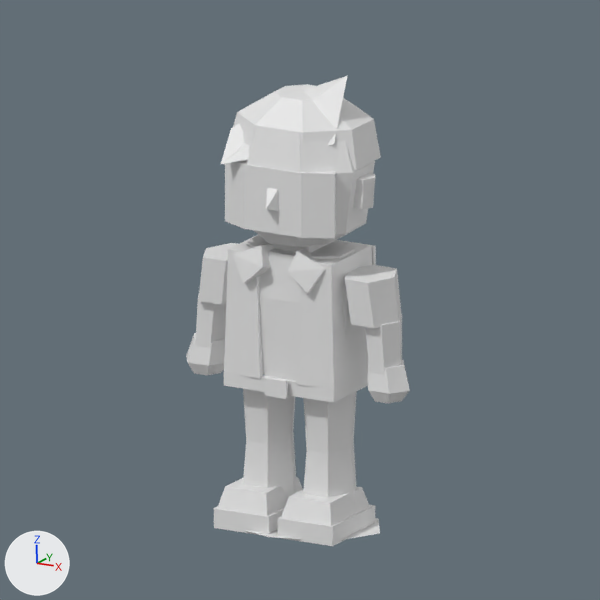
A saved change to the Blender file port/characters/assets/models/chap/chap.blend.
One viewpoint serves both versions: the file's camera 'Character camera'. The lights are fixed; the arrows at lower left show +X, +Y and +Z. The older version comes first. Materials are left out; every surface is plain grey.

Script lines for the objects in view, before the commit:
```python
ob_chap___belt = bpy.data.objects.new('chap · belt', me_part_belt)
ob_chap___belt.location = (0.0, 0.0, 0.76)
ob_chap___buckle = bpy.data.objects.new('chap · buckle', me_chap_buckle)
ob_chap___buckle.location = (0.0, -0.24, 0.76)
ob_chap___exterior_torso = bpy.data.objects.new('chap · exterior torso', me_part_torso)
ob_chap___exterior_torso.location = (0.0, 0.0, 0.0)
ob_chap___forearm = bpy.data.objects.new('chap · forearm', me_part_forearm)
ob_chap___forearm.location = (-0.47, 0.0, 0.82)
ob_chap___forearm.scale = (-1.0, 1.0, 1.0)
ob_chap___neck = bpy.data.objects.new('chap · neck', me_part_neck)
ob_chap___neck.location = (0.0, 0.0, 1.47)
ob_chap___shoe = bpy.data.objects.new('chap · shoe', me_part_shoe)
ob_chap___shoe.location = (-0.18, -0.065, 0.15)
ob_chap___sleeve_short = bpy.data.objects.new('chap · sleeve_short', me_part_sleeve_short)
ob_chap___sleeve_short.location = (-0.4, 0.0, 1.11)
ob_chap___sleeve_short.scale = (-1.0, 1.0, 1.0)
ob_chap___sole = bpy.data.objects.new('chap · sole', me_part_sole)
ob_chap___sole.location = (-0.18, -0.055, 0.055)
ob_chap___trousers = bpy.data.objects.new('chap · trousers', me_part_trousers)
ob_chap___trousers.location = (-0.17, 0.0, 0.14)
# me_part_shadow
# before: 0 (0.45, 0.0, 0.018) at pixel (379, 533), 1 (0.318, -0.226, 0.018), 2 (0.0, -0.32, 0.018) at pixel (268, 536), 3 (-0.318, -0.226, 0.018), 4 (-0.45, 0.0, 0.018)
# before: 5 (-0.318, 0.226, 0.018), 6 (0.0, 0.32, 0.018), 7 (0.318, 0.226, 0.018) at pixel (378, 518)
# also in view: 'chap · sole.001' at (0.18, -0.06, 0.05); 'chap · sleeve_short.001' at (0.42, 0.0, 1.23); 'chap · shoe.001' at (0.18, -0.06, 0.15); 'chap · forearm.001' at (0.47, 0.0, 0.97); 'chap · swept fringe' at (-0.02, -0.11, 2.1)
```
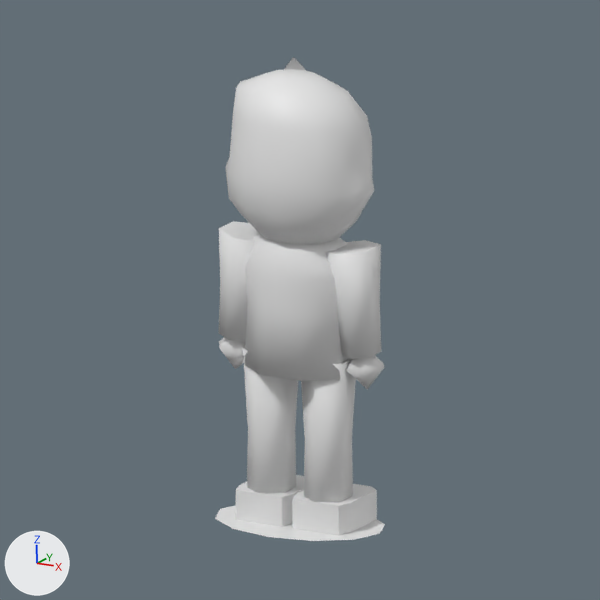
Where the change shows, as pixel boxes [x1, y1, x2, y2] in the pictures (600 x 600 px):
'head scalp ears nose', added
    after: [225, 57, 374, 244]
'chap · exterior torso', deleted
    before: [224, 234, 376, 388]
'chap · exterior head', deleted
    before: [225, 125, 375, 247]
'chap · torso', shown
    after: [244, 234, 350, 381]
'trousers shoe.001', added
    after: [292, 358, 377, 536]
'trousers shoe', added
    after: [236, 348, 304, 527]
'joined sleeve hand.001', added
    after: [325, 240, 384, 390]
'chap · hair_cap', deleted
    before: [233, 84, 381, 170]
'chap · trousers.001', deleted
    before: [303, 391, 357, 506]
'chap · trousers', deleted
    before: [243, 389, 296, 498]
'joined sleeve hand', added
    after: [218, 221, 259, 369]
'chap · sleeve_short.001', deleted
    before: [345, 265, 402, 328]
'chap · shoe.001', deleted
    before: [281, 486, 370, 526]
'chap · sole.001', deleted
    before: [278, 505, 375, 546]
'chap · swept fringe', deleted
    before: [221, 75, 348, 164]
'chap · shadow', reshaped
    before: [245, 518, 380, 540]
    after: [215, 505, 385, 541]
'chap · shoe', deleted
    before: [217, 477, 303, 516]
'chap · belt', deleted
    before: [224, 371, 368, 403]
'chap · forearm.001', deleted
    before: [365, 315, 402, 375]
'chap · sleeve_short', deleted
    before: [198, 243, 238, 305]
'chap · sole', deleted
    before: [214, 506, 285, 535]
'chap · hand.001', deleted
    before: [367, 360, 410, 403]
'chap · forearm', deleted
    before: [195, 295, 226, 348]
'chap · hand', deleted
    before: [186, 333, 225, 375]
'chap · ear.001', deleted
    before: [353, 173, 375, 210]
'chap · buckle', deleted
    before: [265, 377, 288, 399]
'chap · nose', deleted
    before: [266, 188, 279, 211]
'chap · neck', deleted (mostly hidden)
    before: [270, 243, 325, 253]
part 1 of me_part_torso_001, cut back
    after: [244, 234, 350, 381]

What changed in the scene script:
```text
Change me_part_torso_001:
    remove me_part_torso_001.from_pydata(...)  # 24 vertices, 18 faces; spans x -0.314..0.314, y -0.199..0.199, z 0.72..1.43
    add me_part_torso_001.from_pydata(...)  # 42 vertices, 48 faces; spans x -0.277..0.277, y -0.203..0.203, z 0.8..1.525
    me_part_torso_001 part 1: the whole mesh is rebuilt
    me_part_torso_001 part 2: the surface is now shaded smooth
Change me_part_shadow:
    verts and faces of me_part_shadow; kept vertices keep their numbers, new ones are numbered from 8
    remove me_part_shadow.from_pydata(...)  # 8 vertices, 1 face; spans x -0.45..0.45, y -0.32..0.32, z 0.018
    add me_part_shadow.from_pydata(...)  # 13 vertices, 12 faces; spans x -0.45..0.45, y -0.32..0.32, z 0.018
    me_part_shadow part 3
    add delete_vertices([1, 3, 5, 7])  # with the faces that use them
    add verts[8] = (0.39, 0.16, 0.018)  # pixel (385, 524)
    add verts[9] = (0.225, 0.277, 0.018)
    add verts[10] = (-0.225, 0.277, 0.018)
    add verts[11] = (-0.39, 0.16, 0.018)
    add verts[12] = (-0.39, -0.16, 0.018)  # pixel (214, 518)
    add verts[13] = (-0.225, -0.277, 0.018)  # pixel (232, 528)
    add verts[14] = (0.225, -0.277, 0.018)  # pixel (312, 541)
    add verts[15] = (0.39, -0.16, 0.018)  # pixel (353, 539)
    add verts[16] = (0.0, 0.0, 0.018)
    add faces += [(0, 8, 16), (8, 9, 16), (6, 16, 9), (6, 10, 16), (10, 11, 16), (4, 16, 11)]
    add faces += [(4, 12, 16), (12, 13, 16), (2, 16, 13), (2, 14, 16), (14, 15, 16), (0, 16, 15)]
Change ob_chap___torso:
    remove ob_chap___torso.hide_render = True
Remove ob_chap___neck:
    ob_chap___neck = bpy.data.objects.new('chap · neck', me_part_neck)
Remove ob_chap___belt:
    ob_chap___belt = bpy.data.objects.new('chap · belt', me_part_belt)
Remove ob_chap___buckle:
    ob_chap___buckle = bpy.data.objects.new('chap · buckle', me_chap_buckle)
Remove ob_chap___trousers:
    ob_chap___trousers = bpy.data.objects.new('chap · trousers', me_part_trousers)
Remove ob_chap___sole:
    ob_chap___sole = bpy.data.objects.new('chap · sole', me_part_sole)
Remove ob_chap___shoe:
    ob_chap___shoe = bpy.data.objects.new('chap · shoe', me_part_shoe)
Remove ob_chap___sleeve_short:
    ob_chap___sleeve_short = bpy.data.objects.new('chap · sleeve_short', me_part_sleeve_short)
Remove ob_chap___forearm:
    ob_chap___forearm = bpy.data.objects.new('chap · forearm', me_part_forearm)
Remove ob_chap___hand:
    ob_chap___hand = bpy.data.objects.new('chap · hand', me_part_hand)
Remove ob_chap___trousers_001:
    ob_chap___trousers_001 = bpy.data.objects.new('chap · trousers.001', me_part_trousers)
Remove ob_chap___sole_001:
    ob_chap___sole_001 = bpy.data.objects.new('chap · sole.001', me_part_sole)
Remove ob_chap___shoe_001:
    ob_chap___shoe_001 = bpy.data.objects.new('chap · shoe.001', me_part_shoe)
Remove ob_chap___sleeve_short_001:
    ob_chap___sleeve_short_001 = bpy.data.objects.new('chap · sleeve_short.001', me_part_sleeve_short)
Remove ob_chap___forearm_001:
    ob_chap___forearm_001 = bpy.data.objects.new('chap · forearm.001', me_part_forearm)
Remove ob_chap___hand_001:
    ob_chap___hand_001 = bpy.data.objects.new('chap · hand.001', me_part_hand)
Remove ob_chap___nose:
    ob_chap___nose = bpy.data.objects.new('chap · nose', me_part_nose)
Remove ob_chap___ear_001:
    ob_chap___ear_001 = bpy.data.objects.new('chap · ear.001', me_part_ear)
Remove ob_chap___hair_cap:
    ob_chap___hair_cap = bpy.data.objects.new('chap · hair_cap', me_part_hair_cap)
Remove ob_chap___swept_fringe:
    ob_chap___swept_fringe = bpy.data.objects.new('chap · swept fringe', me_chap_swept_fringe)
Remove ob_chap___exterior_torso:
    ob_chap___exterior_torso = bpy.data.objects.new('chap · exterior torso', me_part_torso)
Remove ob_chap___exterior_head:
    ob_chap___exterior_head = bpy.data.objects.new('chap · exterior head', me_part_head)
Add ob_trousers_shoe_001:
    ob_trousers_shoe_001 = bpy.data.objects.new('trousers shoe.001', me_trousers_shoe_001)  # 46 vertices, 56 faces; spans x 0.005..0.315, y -0.145..0.25, z 0.0..0.88
    ob_trousers_shoe_001.location = (0.0, 0.0, 0.0)
Add ob_joined_sleeve_hand_001:
    ob_joined_sleeve_hand_001 = bpy.data.objects.new('joined sleeve hand.001', me_joined_sleeve_hand_001)  # 28 vertices, 36 faces; spans x 0.151..0.467, y -0.145..0.145, z 0.74..1.476
    ob_joined_sleeve_hand_001.location = (0.0, 0.0, 0.0)
Add ob_trousers_shoe:
    ob_trousers_shoe = bpy.data.objects.new('trousers shoe', me_trousers_shoe)  # 46 vertices, 56 faces; spans x -0.315..-0.005, y -0.145..0.25, z 0.0..0.88
    ob_trousers_shoe.location = (0.0, 0.0, 0.0)
Add ob_joined_sleeve_hand:
    ob_joined_sleeve_hand = bpy.data.objects.new('joined sleeve hand', me_joined_sleeve_hand)  # 28 vertices, 36 faces; spans x -0.467..-0.151, y -0.145..0.145, z 0.74..1.476
    ob_joined_sleeve_hand.location = (0.0, 0.0, 0.0)
Add ob_head_scalp_ears_nose:
    ob_head_scalp_ears_nose = bpy.data.objects.new('head scalp ears nose', me_head_scalp_ears_nose)  # 104 vertices, 126 faces; spans x -0.42..0.42, y -0.3..0.365, z 1.49..2.31
    ob_head_scalp_ears_nose.location = (0.0, 0.0, 0.0)
```
